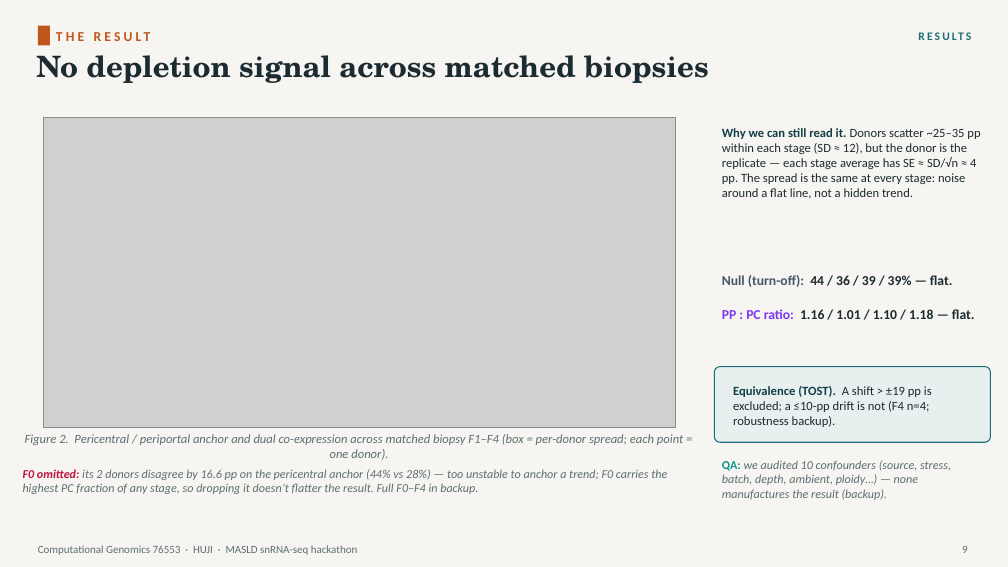
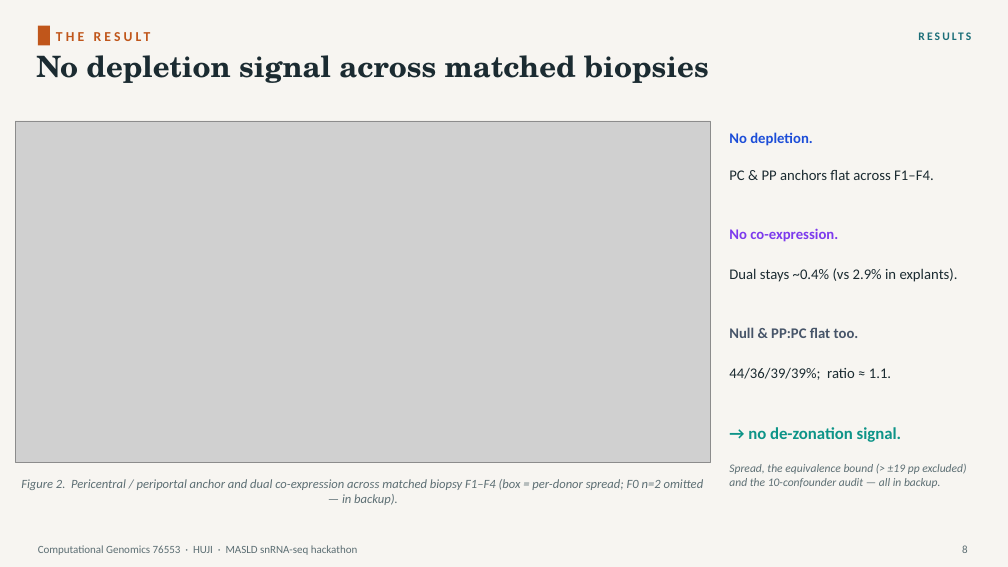
Before and after one commit to roeetekoah/liver-zonation, a slide deck: slide 11 of presentation/MASLD_zonation.pptx (slide 12 before the commit). Drawn at 1008x567 pixels with LibreOffice and Linux fonts; fonts in the diff are those of the drawing; grey boxes stand for pictures. Boxes give left, top, right and bottom in pixels: in the first picture for what was removed or moved away, otherwise in the second. Text is boxed around its words. In the diff, an @@ line names an element or a change of style, - is before the commit and + after.

```diff
--- a/presentation/MASLD_zonation.pptx
+++ b/presentation/MASLD_zonation.pptx
@@ picture: place and size @@
-picture at <box>43,117,675,427</box>
+picture at <box>15,121,711,462</box>
@@ text removed at <box>722,128,980,199</box> @@
-Why we can still read it. Donors scatter ~25–35 pp within each stage (SD ≈ 12), but the donor is the replicate — each stage average has SE ≈ SD/√n ≈ 4 pp. The spread is the same at every stage: noise around a flat line, not a hidden trend.
@@ text added at <box>729,132,958,442</box>, 14 pt, text #1B2B31 @@
+No depletion.
+PC & PP anchors flat across F1–F4.
+No co-expression.
+Dual stays ~0.4% (vs 2.9% in explants).
+Null & PP:PC flat too.
+44/36/39/39%; ratio ≈ 1.1.
+→ no de-zonation signal.
@@ text removed at <box>722,275,953,287</box> @@
-Null (turn-off): 44 / 36 / 39 / 39% — flat.
@@ text removed at <box>722,309,975,319</box> @@
-PP : PC ratio: 1.16 / 1.01 / 1.10 / 1.18 — flat.
@@ rounded rectangle removed at <box>715,367,991,442</box> @@
@@ text removed at <box>733,386,932,427</box> @@
-Equivalence (TOST). A shift > ±19 pp is excluded; a ≤10-pp drift is not (F4 n=4; robustness backup).
@@ text at <box>21,479,704,505</box>: text changed @@
-Figure 2. Pericentral / periportal anchor and dual co-expression across matched biopsy F1–F4 (box = per-donor spread; each point = one donor).
+Figure 2. Pericentral / periportal anchor and dual co-expression across matched biopsy F1–F4 (box = per-donor spread; F0 n=2 omitted — in backup).
@@ text removed at <box>23,469,667,494</box> @@
-F0 omitted: its 2 donors disagree by 16.6 pp on the pericentral anchor (44% vs 28%) — too unstable to anchor a trend; F0 carries the highest PC fraction of any stage, so dropping it doesn’t flatter the result. Full F0–F4 in backup.
@@ text at <box>729,464,966,488</box>: text changed; size 11.5 to 11 pt @@
-QA: we audited 10 confounders (source, stress, batch, depth, ambient, ploidy…) — none manufactures the result (backup).
+Spread, the equivalence bound (> ±19 pp excluded) and the 10-confounder audit — all in backup.
```
Also in this commit, not shown: 15 other slides changed, 2 slides added, 3 slides removed, 2 other files.
